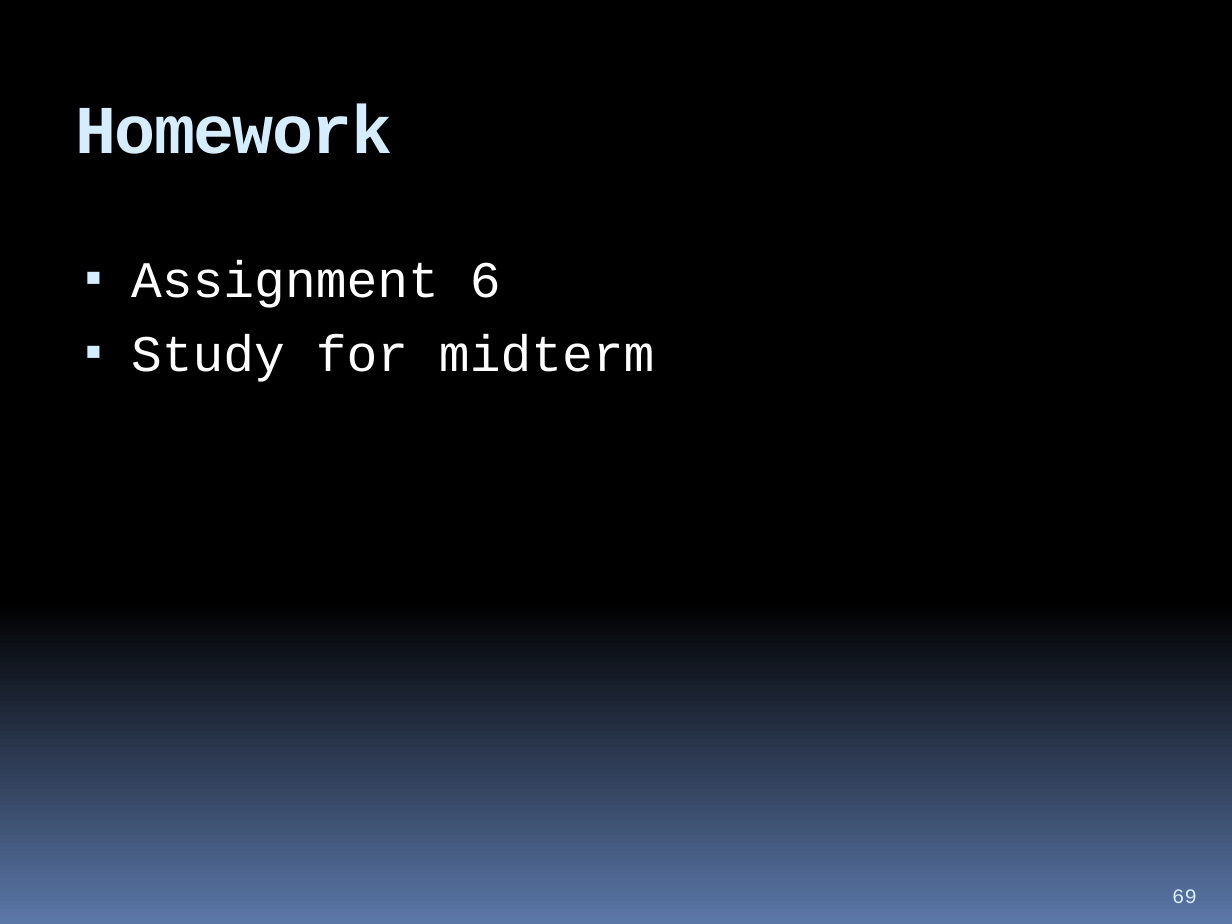
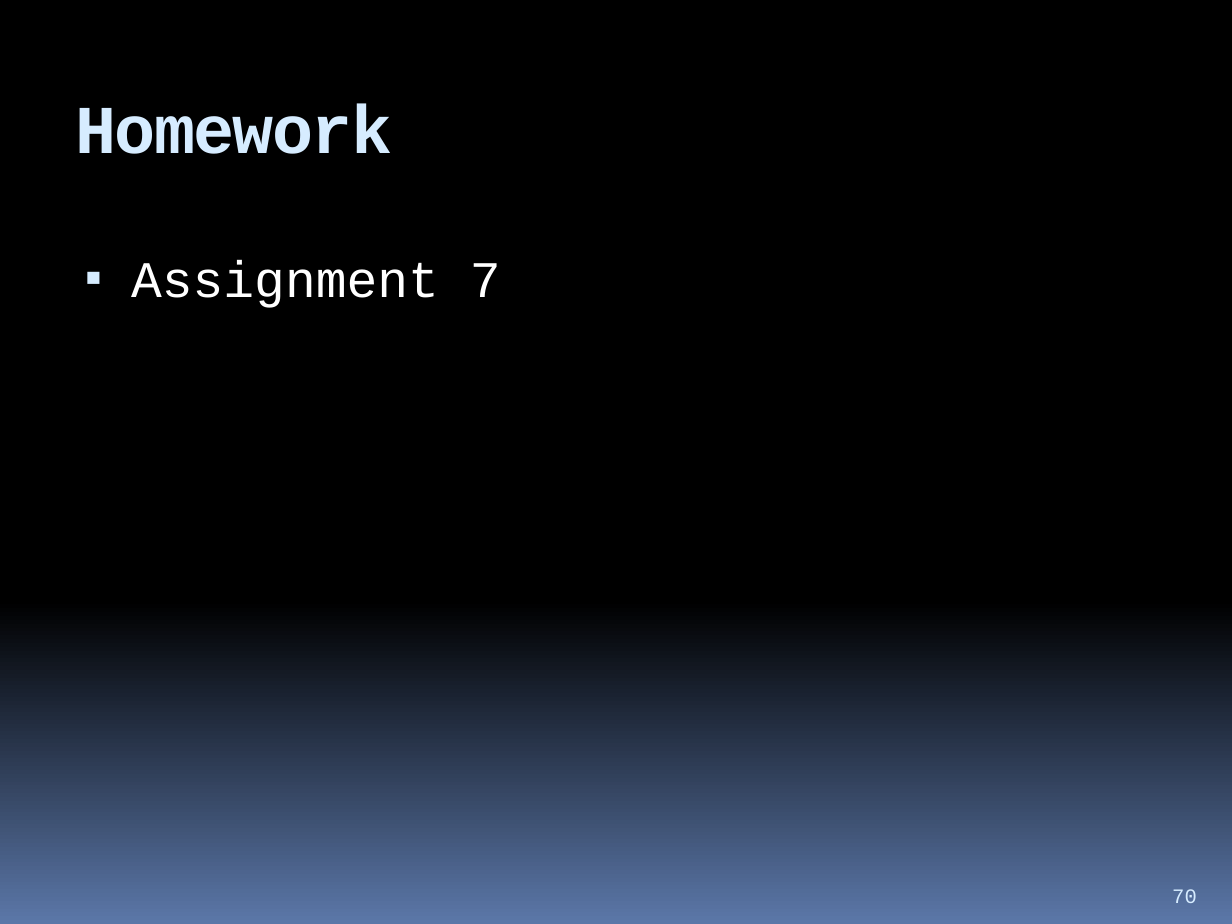
Before and after one commit to hchan/comp2613, a slide deck: slide 70 of coursePresentation.pptx (slide 69 before the commit). Drawn at 1232x924 pixels with LibreOffice and Linux fonts; fonts in the diff are those of the drawing. Boxes give left, top, right and bottom in pixels: in the first picture for what was removed or moved away, otherwise in the second. Text is boxed around its words. In the diff, an @@ line names an element or a change of style, - is before the commit and + after.

```diff
--- a/coursePresentation.pptx
+++ b/coursePresentation.pptx
@@ text at box(131, 260, 501, 308): text changed @@
-▪ Assignment 6
-▪ Study for midterm
+▪ Assignment 7
@@ page number at box(1172, 889, 1197, 903): text changed @@
-69
+70
```
Also in this commit, not shown: 11 other slides changed, 2 slides added, 11 slides removed, 3 other files.
